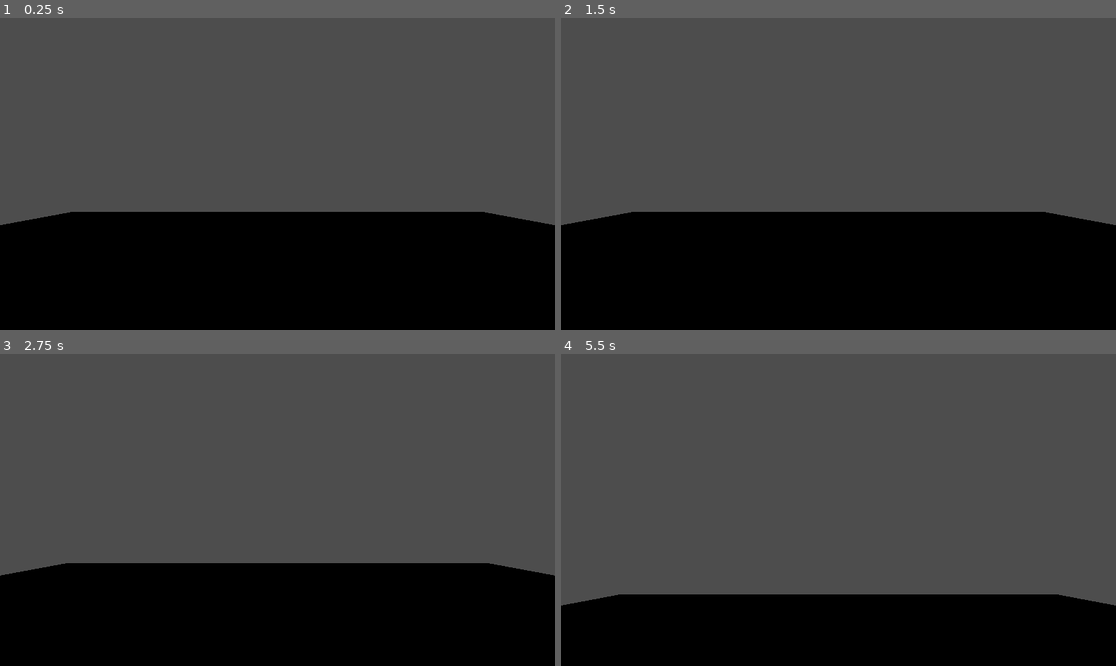
Above: before the commit, frames 1-4 (two rows, left to right).
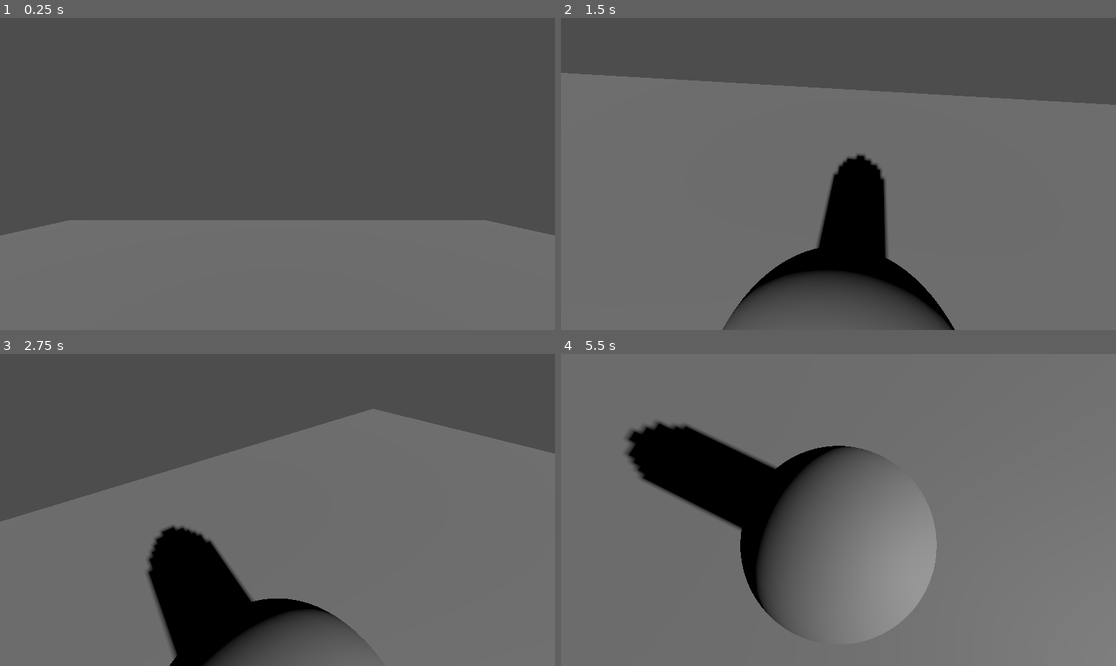
Above: after the commit, the same moments.

Repository: Flodurs/GoDotTest
Game: Godot game, scene res://scenes/level/level.tscn
Two runs of this game, one before a commit and one after it. Both use one fixed random seed, a clock stepped at 60 frames per second and the inputs below.
Inputs:
- Up to frame 1 (0.25 s): no input
- Up to frame 2 (1.5 s): tap Enter at 0.5 s; hold W (Forward) 0.53-1.28 s; hold Down (CamDown) 0.53-1.28 s; tap Left (CamLeft) at 0.8, 1.35 s; hold S (Backward) from 1.28 s (still down)
- Up to frame 3 (2.75 s): tap Right (CamRight) at 1.55 s; release S (Backward) at 2.03 s; hold W (Forward) from 2.03 s (still down); hold Right (CamRight) from 2.03 s (still down); tap Up (CamUp) at 2.3 s
- Up to frame 4 (5.5 s): release Right (CamRight) at 2.78 s; tap Up (CamUp) at 2.85, 5.3 s; tap Down (CamDown) at 3.05 s; release W (Forward) at 3.53 s; hold Down (CamDown) 3.53-4.28 s; hold S (Backward) from 3.53 s (still down); tap Left (CamLeft) at 3.8, 4.35 s; tap Right (CamRight) at 4.55 s; hold Right (CamRight) from 5.03 s (still down)

The runs differ from the first frame. In frame 1, 37% of the frame differs, in the area x 0-100%, y 62-100%; in frame 2, 73%; in frame 3, 63%; in frame 4, 95%, in the area x 0-100%, y 0-100%.

Commit message:
Player Controller

Diff:
--- a/scenes/Player/player.gd
+++ b/scenes/Player/player.gd
@@ -1,7 +1,14 @@
 extends CharacterBody3D
 
+var speed: int = 10
+var direction: Vector3
+
 func _process(delta):
+	direction = Vector3.ZERO
 	if Input.is_action_pressed("Forward"):
-		pass
+		direction = $PlayerCamera.look_dir_2d
 	if Input.is_action_pressed("Backward"):
-		pass
+		direction = -$PlayerCamera.look_dir_2d
+
+	velocity = direction * speed
+	move_and_slide()
--- a/scenes/Player/player.tscn
+++ b/scenes/Player/player.tscn
@@ -17,4 +17,4 @@
 mesh = SubResource("CapsuleMesh_eagx7")
 
 [node name="PlayerCamera" parent="." instance=ExtResource("2_jmlg0")]
-transform = Transform3D(1, 0, 0, 0, 1, 0, 0, 0, 1, 0, 1.19228, 0)
+transform = Transform3D(1, 0, 0, 0, 1, 0, 0, 0, 1, 0, 1.65712, 0)
--- a/scenes/Player/player_camera.gd
+++ b/scenes/Player/player_camera.gd
@@ -1,5 +1,23 @@
 extends Camera3D
 
+var rotation_speed: int = 60
+var camera_direction_3d: Vector3
+var look_dir_2d: Vector3
+
 func _process(delta):
+	camera_direction_3d = ($Marker3D.global_position - global_position).normalized()
+	look_dir_2d[0] = camera_direction_3d[0]
+	look_dir_2d[1] = 0
+	look_dir_2d[2] = camera_direction_3d[2]
+	look_dir_2d = look_dir_2d.normalized()
+
+	print(look_dir_2d)
+
 	if Input.is_action_pressed("CamUp"):
-		rotate(Vector3(1,0,0), deg_to_rad(1))
+		rotation.x += deg_to_rad(rotation_speed) * delta
+	if Input.is_action_pressed("CamDown"):
+		rotation.x -= deg_to_rad(rotation_speed) * delta
+	if Input.is_action_pressed("CamRight"):
+		rotation.y -= deg_to_rad(rotation_speed) * delta
+	if Input.is_action_pressed("CamLeft"):
+		rotation.y += deg_to_rad(rotation_speed) * delta
--- a/scenes/level/level.tscn
+++ b/scenes/level/level.tscn
@@ -20,3 +20,7 @@
 
 [node name="Player" parent="." instance=ExtResource("1_wofso")]
 transform = Transform3D(1, 0, 0, 0, 1, 0, 0, 0, 1, 0, 1.3592, 0)
+
+[node name="DirectionalLight3D" type="DirectionalLight3D" parent="."]
+transform = Transform3D(1, 0, 0, 0, 0.851709, 0.524016, 0, -0.524016, 0.851709, 0, 0, 0)
+shadow_enabled = true
